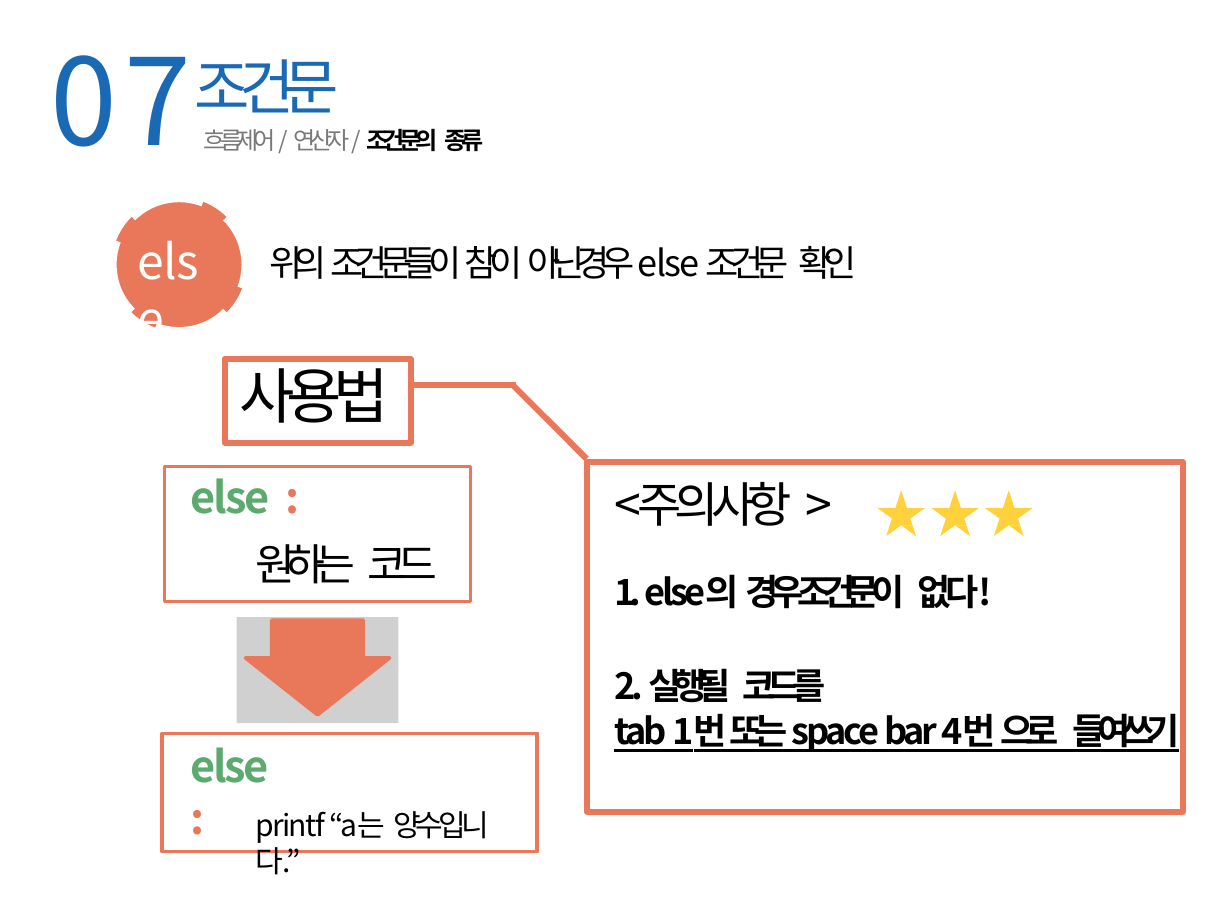
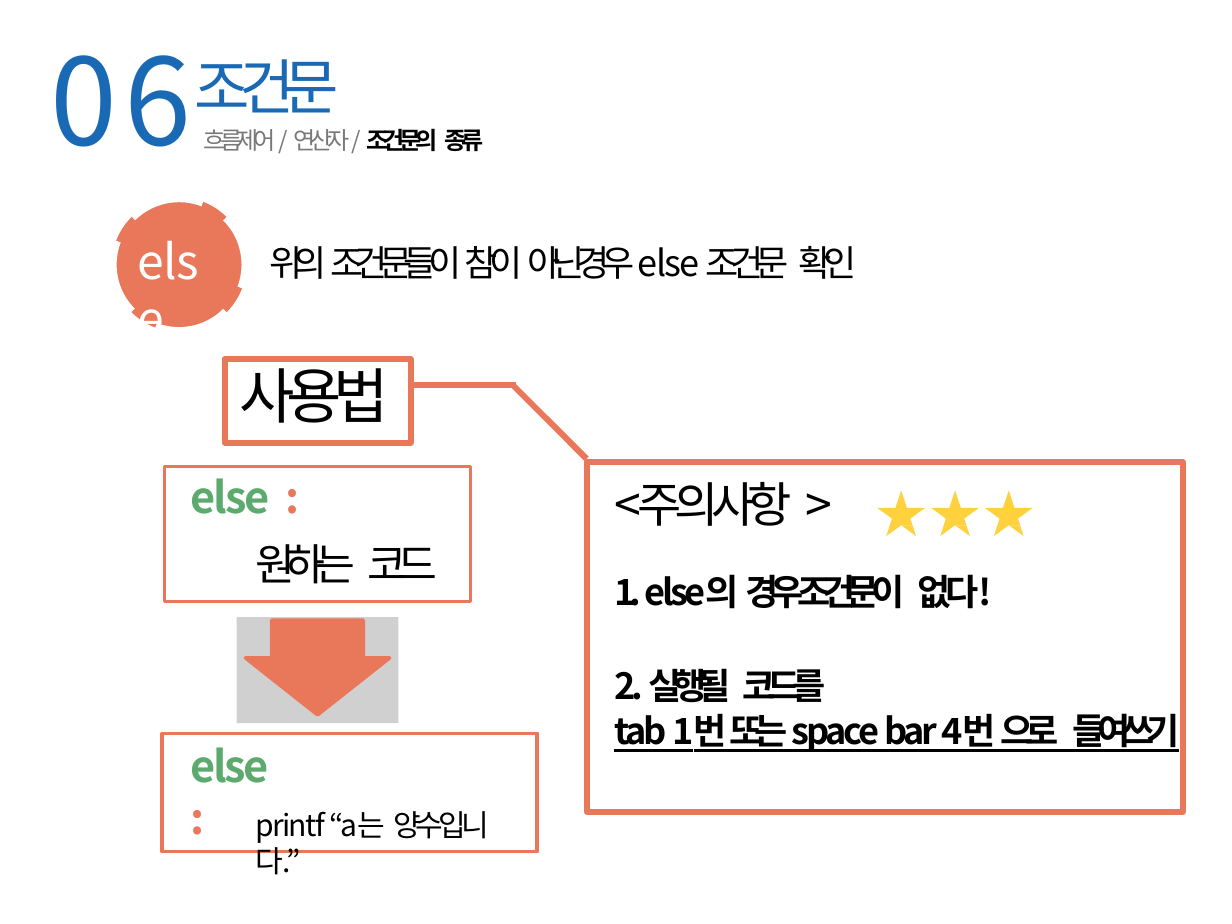
Before and after one commit to hanyang-software-volunteerer/2017-09-software-volunteerer, a slide deck: slide 54 of ppt-for-edit/2017소프트웨어봉사단_0404 (1).pptx (slide 78 before the commit). Drawn at 1232x924 pixels with LibreOffice and Linux fonts; fonts in the diff are those of the drawing; grey boxes stand for pictures. Boxes give left, top, right and bottom in pixels: in the first picture for what was removed or moved away, otherwise in the second. Text is boxed around its words. In the diff, an @@ line names an element or a change of style, - is before the commit and + after.

```diff
--- a/ppt-for-edit/2017소프트웨어봉사단_0404 (1).pptx
+++ b/ppt-for-edit/2017소프트웨어봉사단_0404 (1).pptx
@@ text at [51, 55, 192, 147]: text changed @@
-07
+06
```
Also in this commit, not shown: 49 other slides changed, 2 slides added, 5 slides removed, 2 other files.
